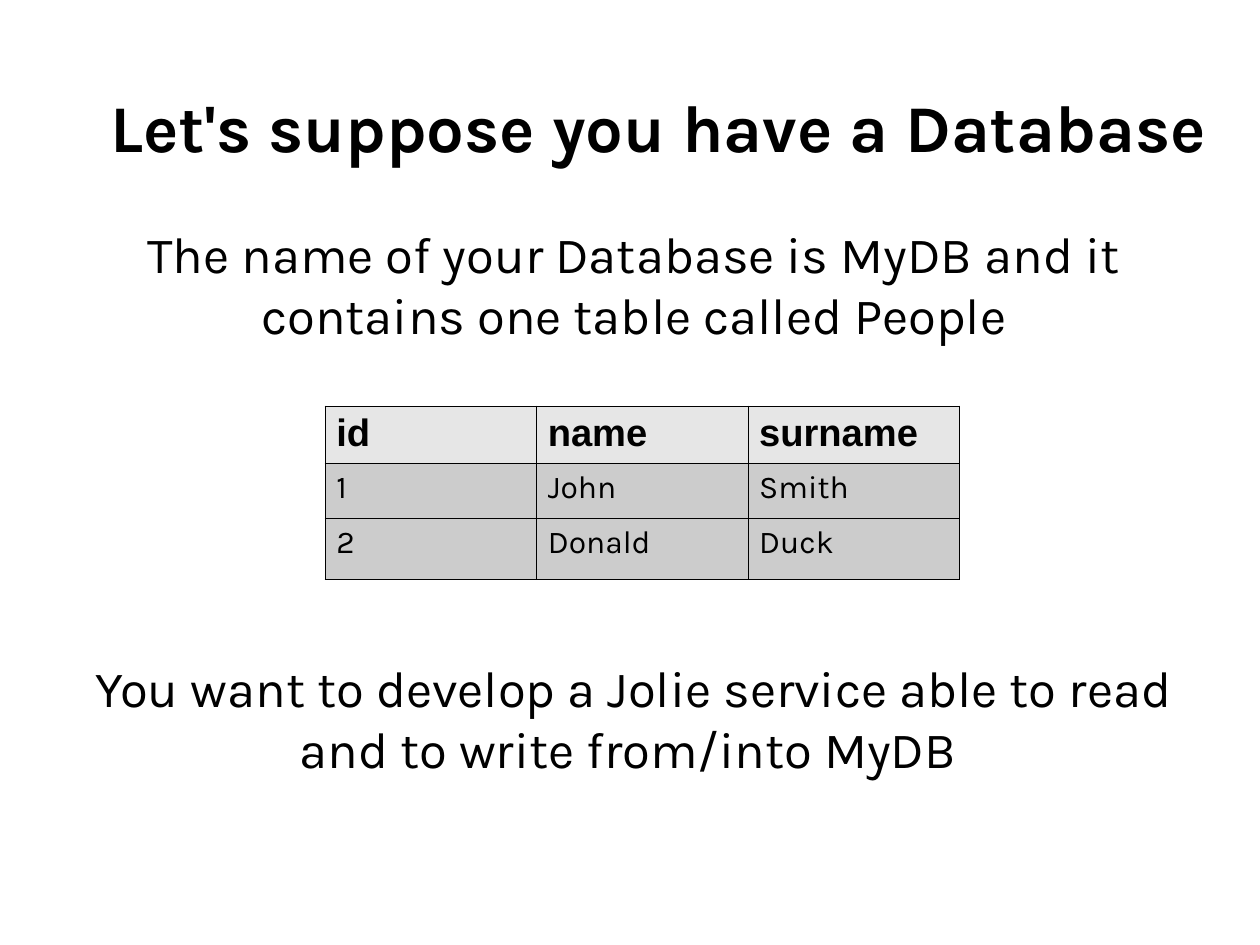
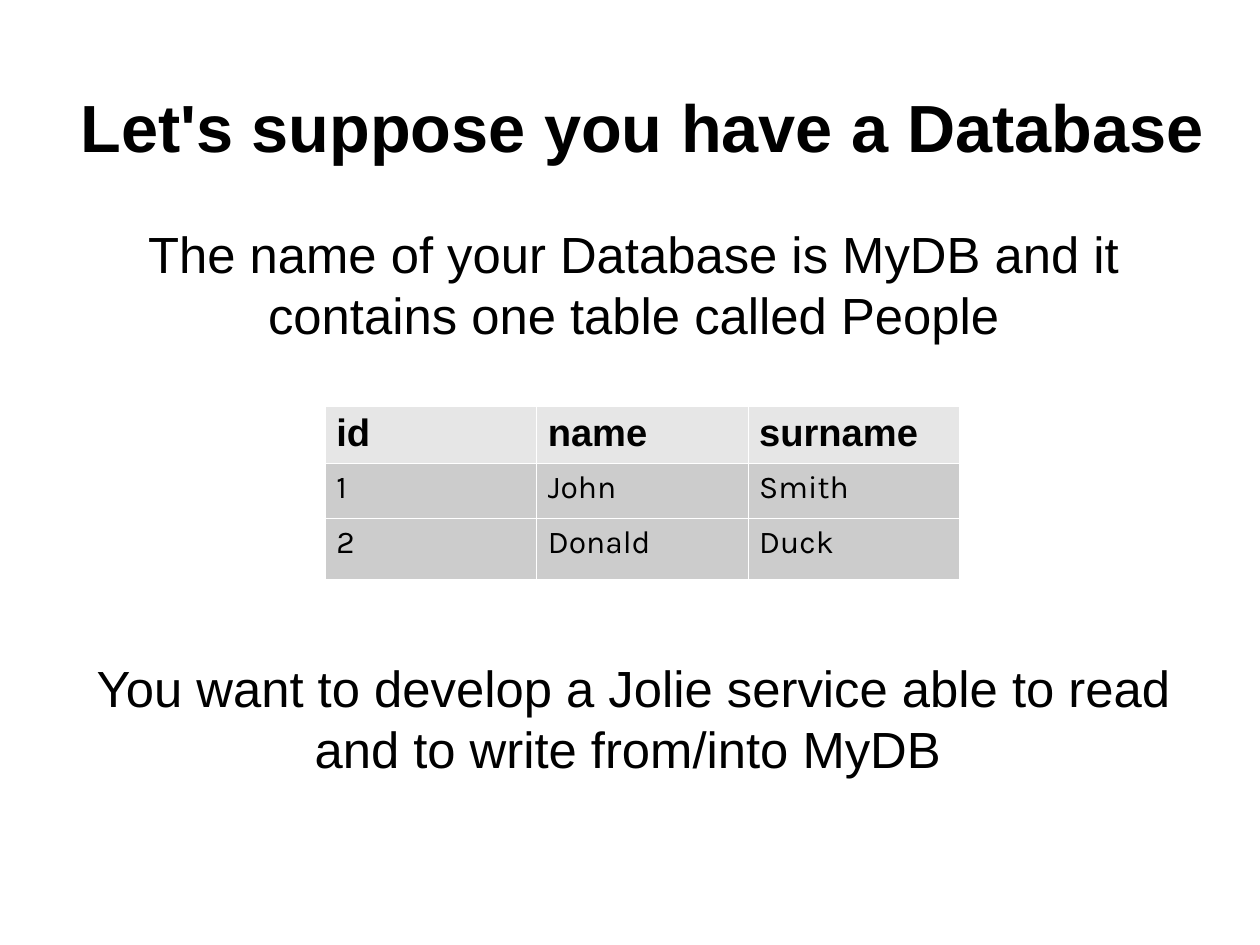
Before and after one commit to jolie/website, a slide deck: slide 2 of www/presentations/database.odp. Drawn at 1260x945 pixels with LibreOffice and Linux fonts; fonts in the diff are those of the drawing. Boxes give left, top, right and bottom in pixels: in the first picture for what was removed or moved away, otherwise in the second. Text is boxed around its words. In the diff, an @@ line names an element or a change of style, - is before the commit and + after.

```diff
--- a/www/presentations/database.odp
+++ b/www/presentations/database.odp
@@ font Karla to Arial in 3 elements at (97, 670, 1170, 779), (148, 236, 1118, 345), (80, 103, 1203, 164) @@
@@ table at (325, 406, 959, 576) @@
@@ borders changed @@
```
Also in this commit, not shown: 8 other slides changed, 2 other files.
